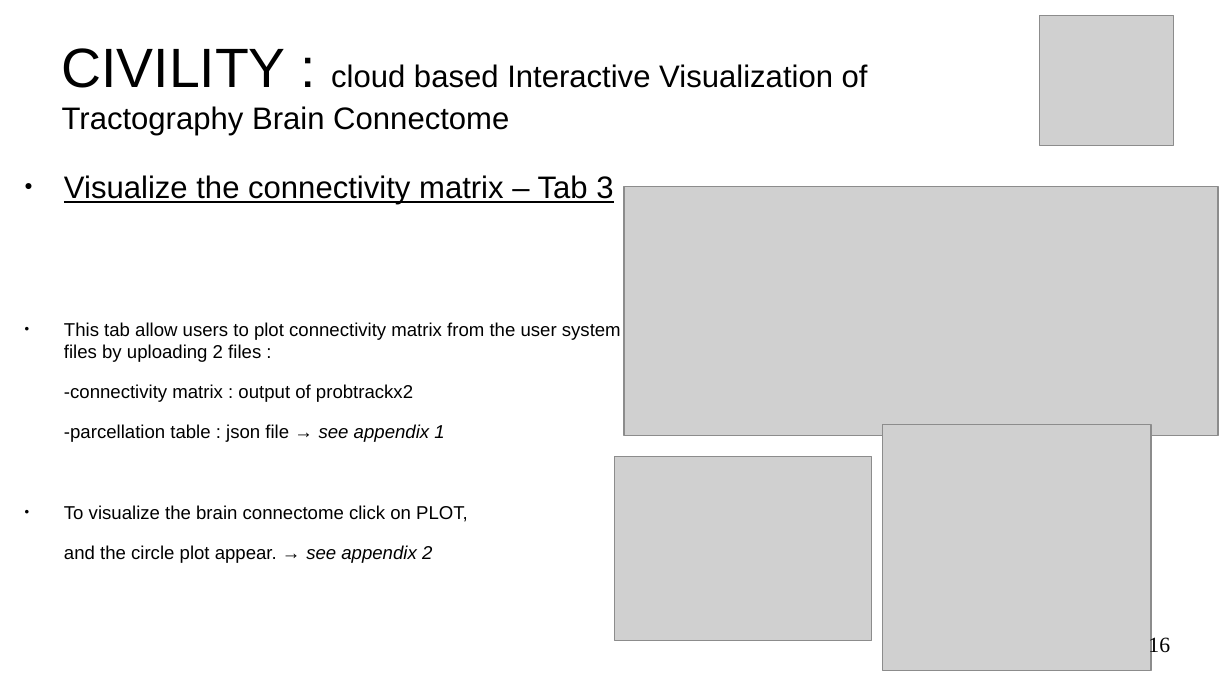
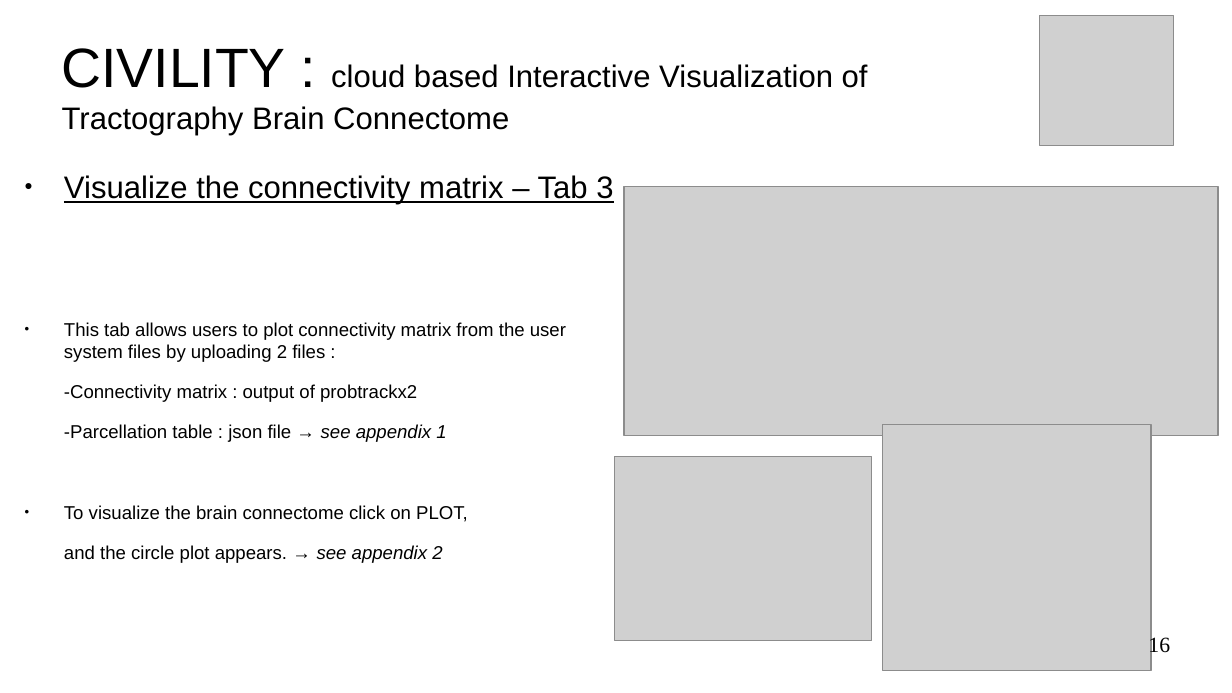
Before and after one commit to NIRALUser/CIVILITY, a slide deck: slide 16 of doc/tutorialCIVILITY.odp. Drawn at 1232x693 pixels with LibreOffice and Linux fonts; fonts in the diff are those of the drawing; grey boxes stand for pictures; background and template pictures are left out. Boxes give left, top, right and bottom in pixels: in the first picture for what was removed or moved away, otherwise in the second. Text is boxed around its words. In the diff, an @@ line names an element or a change of style, - is before the commit and + after.

```diff
--- a/doc/tutorialCIVILITY.odp
+++ b/doc/tutorialCIVILITY.odp
@@ text at (64, 322, 566, 442): text changed @@
-● This tab allow users to plot connectivity matrix from the user system files by uploading 2 files :
--connectivity matrix : output of probtrackx2
--parcellation table : json file → see appendix 1
+● This tab allows users to plot connectivity matrix from the user system files by uploading 2 files :
+-Connectivity matrix : output of probtrackx2
+-Parcellation table : json file → see appendix 1
@@ text at (64, 545, 442, 563): text changed @@
-and the circle plot appear. → see appendix 2
+and the circle plot appears. → see appendix 2
```
Also in this commit, not shown: 17 other slides changed, 1 other file.
